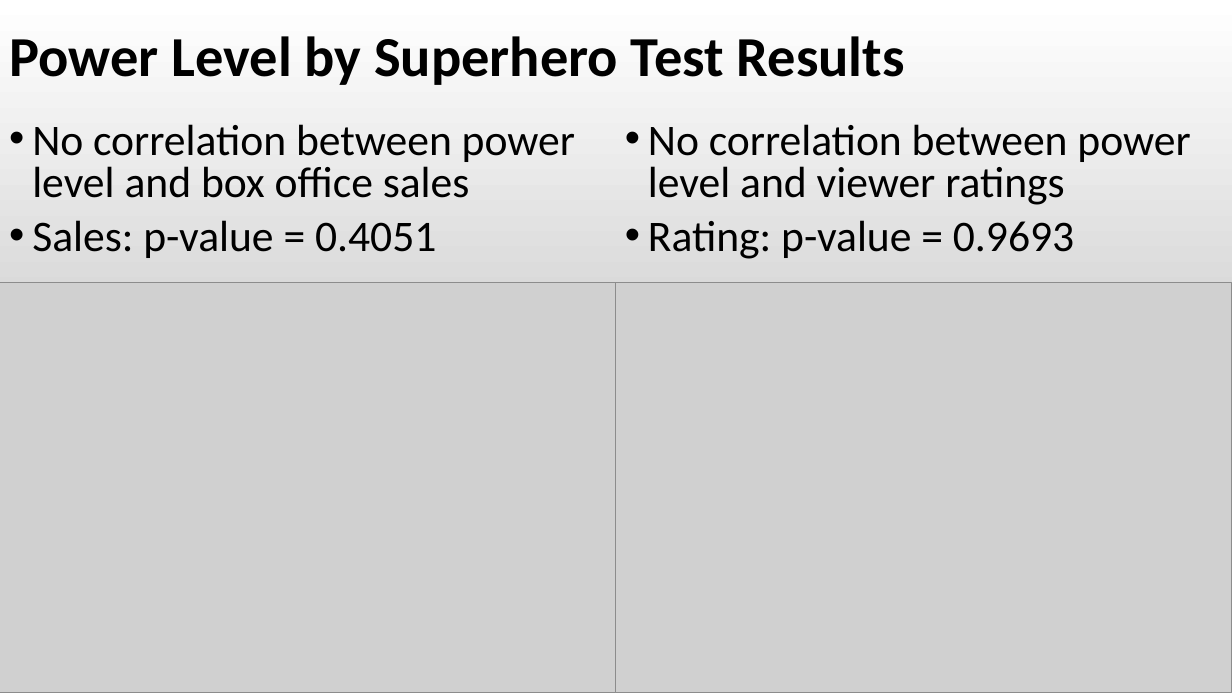
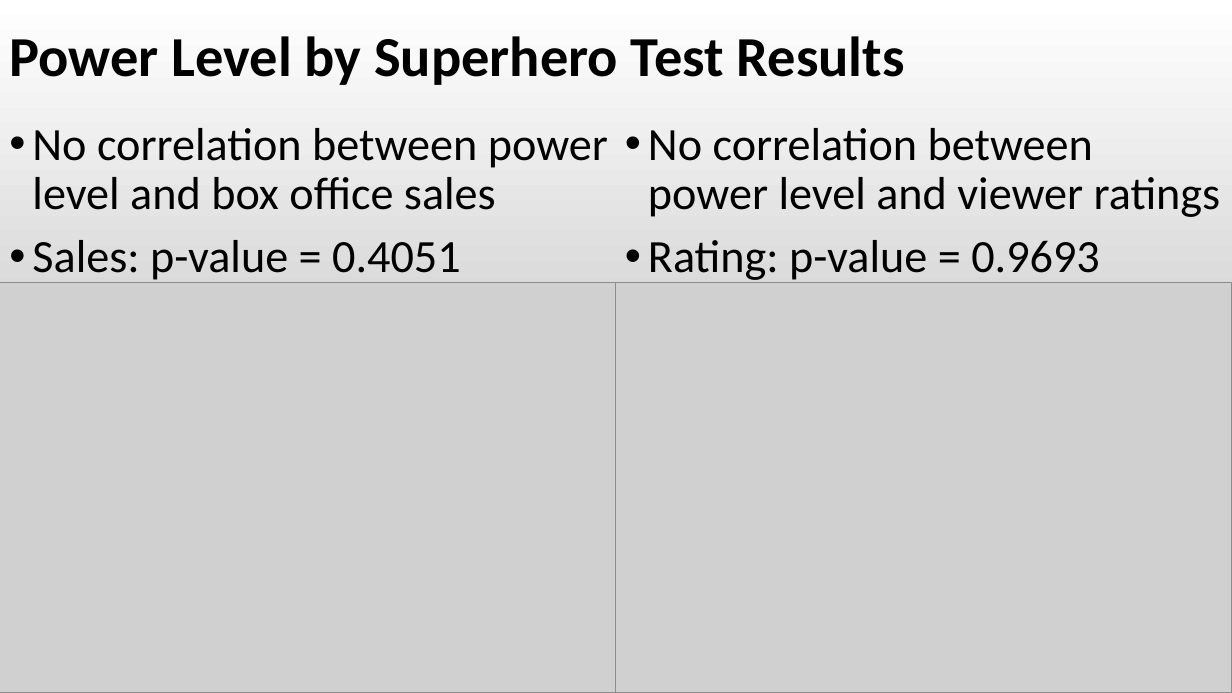
Before and after one commit to RyanSchraeder/Team-Aurora-Marvels, a slide deck: slide 13 of Project_1_Superheros.pptx. Drawn at 1232x693 pixels with LibreOffice and Linux fonts; fonts in the diff are those of the drawing; grey boxes stand for pictures. Boxes give left, top, right and bottom in pixels: in the first picture for what was removed or moved away, otherwise in the second. Text is boxed around its words. In the diff, an @@ line names an element or a change of style, - is before the commit and + after.

```diff
--- a/Project_1_Superheros.pptx
+++ b/Project_1_Superheros.pptx
@@ text "No correlation between power level ..." at (x1=32, y1=128, x2=608, y2=283): size 34 to 36 pt; line spacing 0.8 to 0.9 @@
@@ text "No correlation between power level ..." at (x1=648, y1=128, x2=1221, y2=283): size 34 to 36 pt; line spacing 0.8 to 0.9 @@
```
Also in this commit, not shown: 3 other slides changed.
